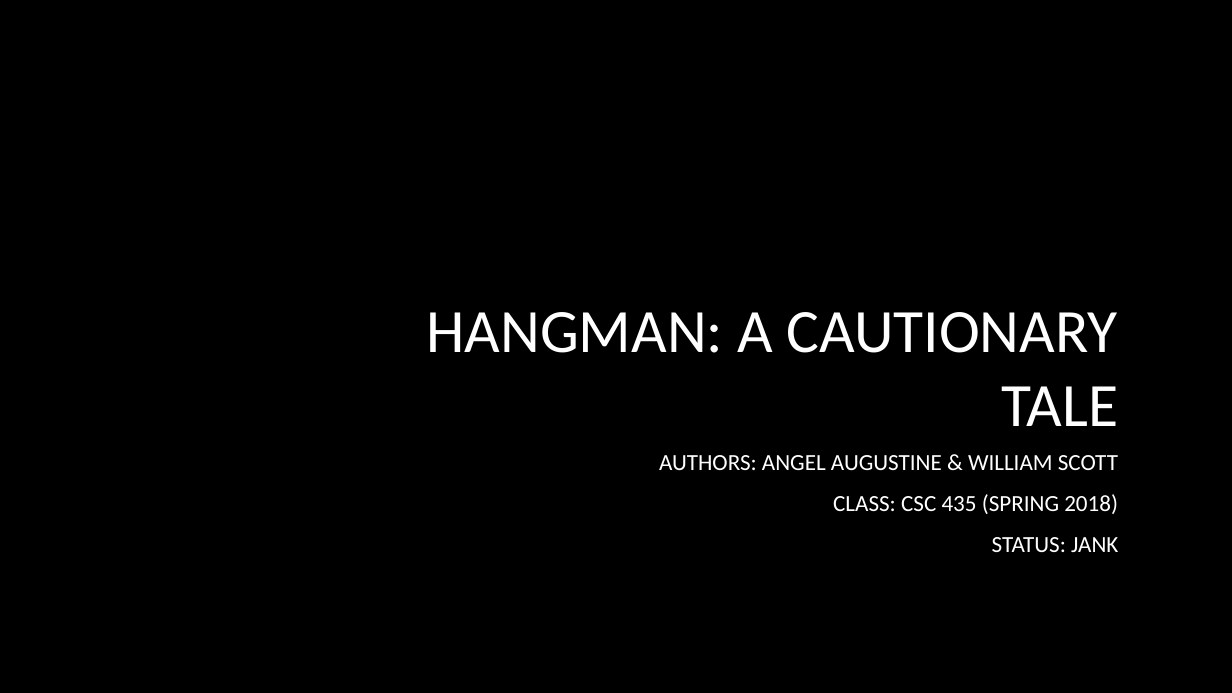
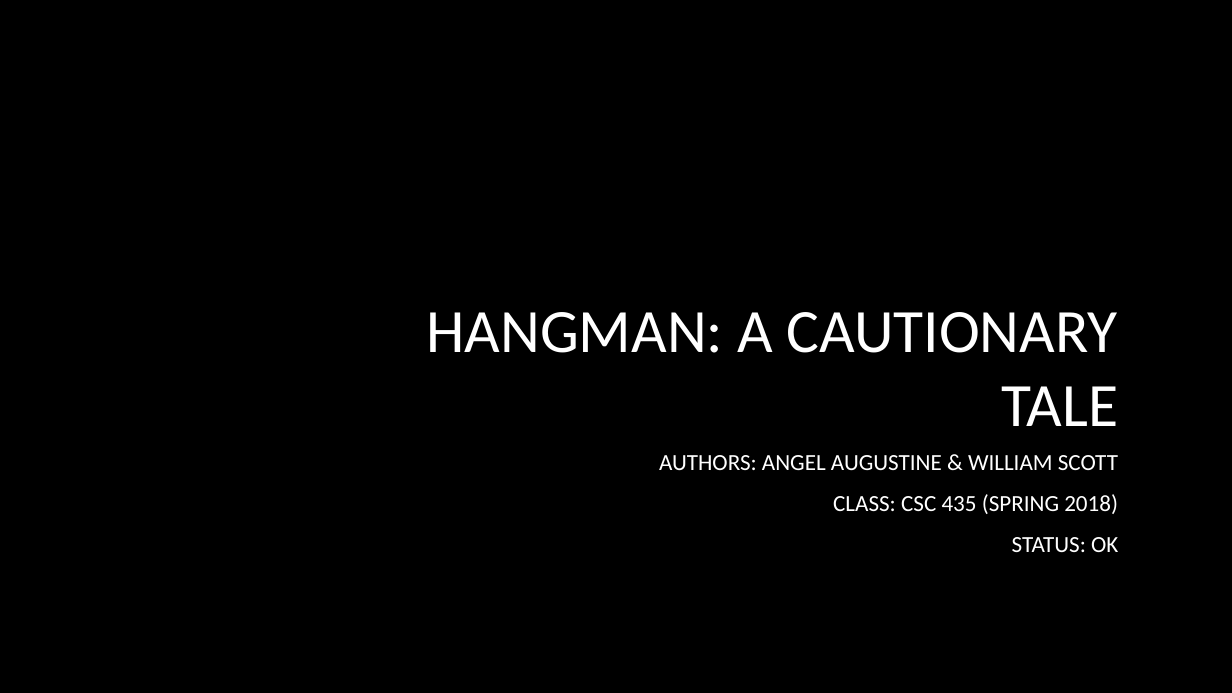
Before and after one commit to wihesc3/Hangman-435, a slide deck: slide 1 of presentation.pptx. Drawn at 1232x693 pixels with LibreOffice and Linux fonts; fonts in the diff are those of the drawing; background and template pictures are left out. Boxes give left, top, right and bottom in pixels: in the first picture for what was removed or moved away, otherwise in the second. Text is boxed around its words. In the diff, an @@ line names an element or a change of style, - is before the commit and + after.

```diff
--- a/presentation.pptx
+++ b/presentation.pptx
@@ subtitle at bbox=[1012, 537, 1118, 552]: text changed @@
-STATUS: JANK
+STATUS: OK
```
Also in this commit, not shown: 1 other file.
